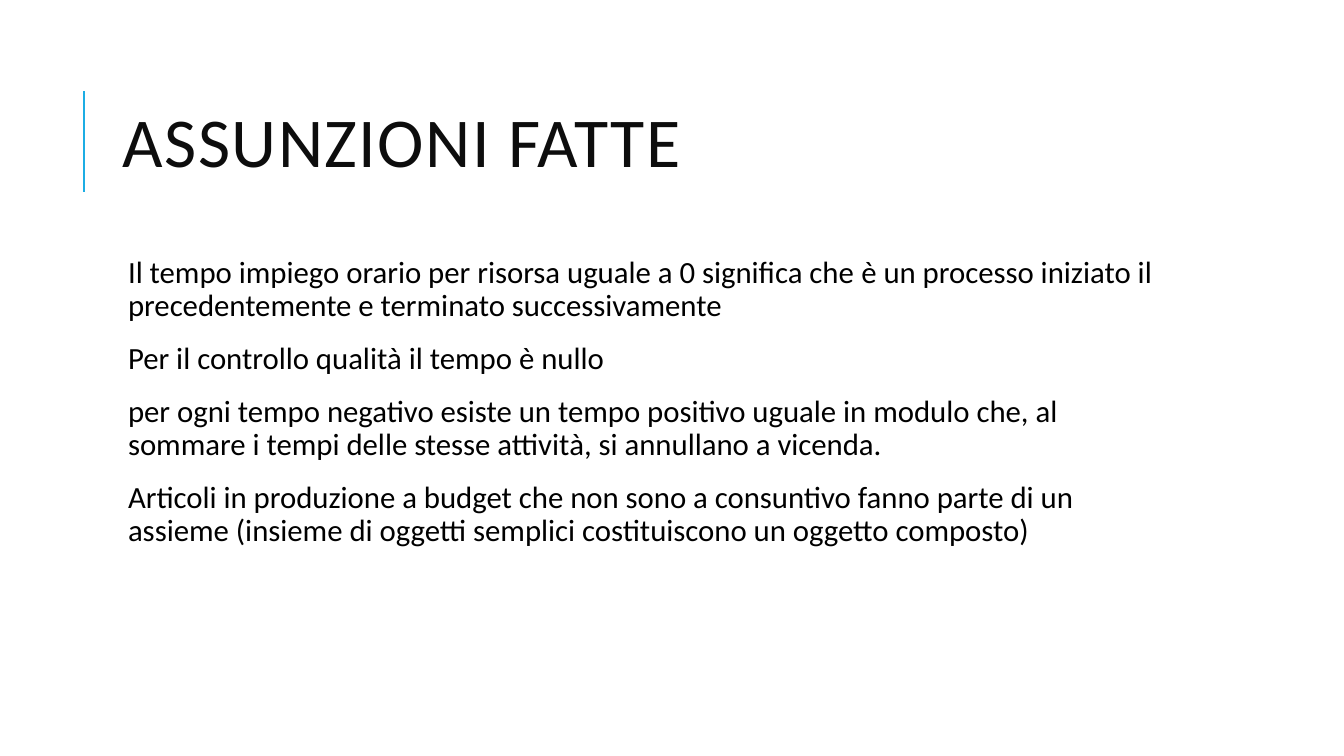
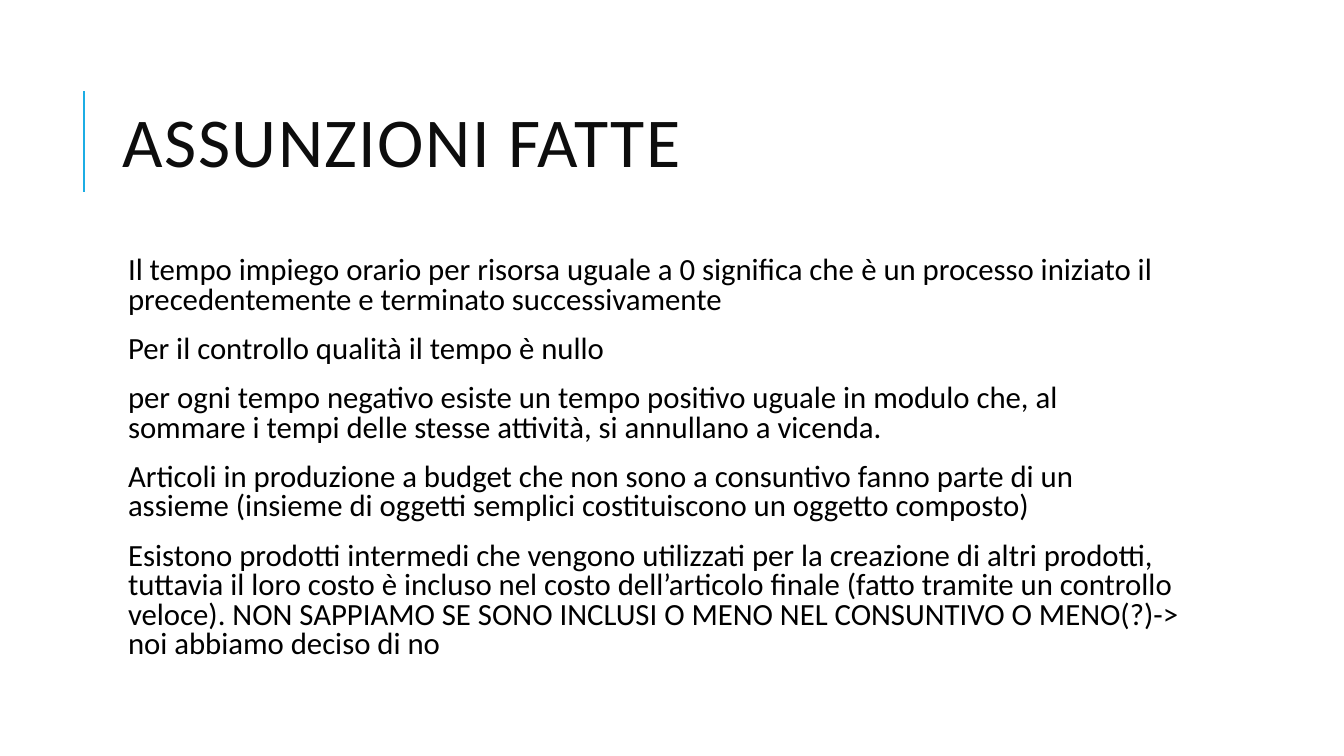
Before and after one commit to VinciGit00/SCGProject, a slide deck: slide 5 of Document/PresentazioneProgetto.pptx. Drawn at 1344x756 pixels with LibreOffice and Linux fonts; fonts in the diff are those of the drawing. Boxes give left, top, right and bottom in pixels: in the first picture for what was removed or moved away, otherwise in the second. Text is boxed around its words. In the diff, an @@ line names an element or a change of style, - is before the commit and + after.

```diff
--- a/Document/PresentazioneProgetto.pptx
+++ b/Document/PresentazioneProgetto.pptx
@@ text at (x1=128, y1=258, x2=1152, y2=522): line spacing 0.9 to 0.8 @@
@@ text at (x1=128, y1=544, x2=1178, y2=655): paragraph added @@
+  Esistono prodotti intermedi che vengono utilizzati per la creazione di altri prodotti, tuttavia il loro costo è incluso nel costo dell’articolo finale (fatto tramite un controllo veloce). NON SAPPIAMO SE SONO INCLUSI O MENO NEL CONSUNTIVO O MENO(?)-> noi abbiamo deciso di no
```
Also in this commit, not shown: 1 other slide changed, 1 slide added, 11 other files.
